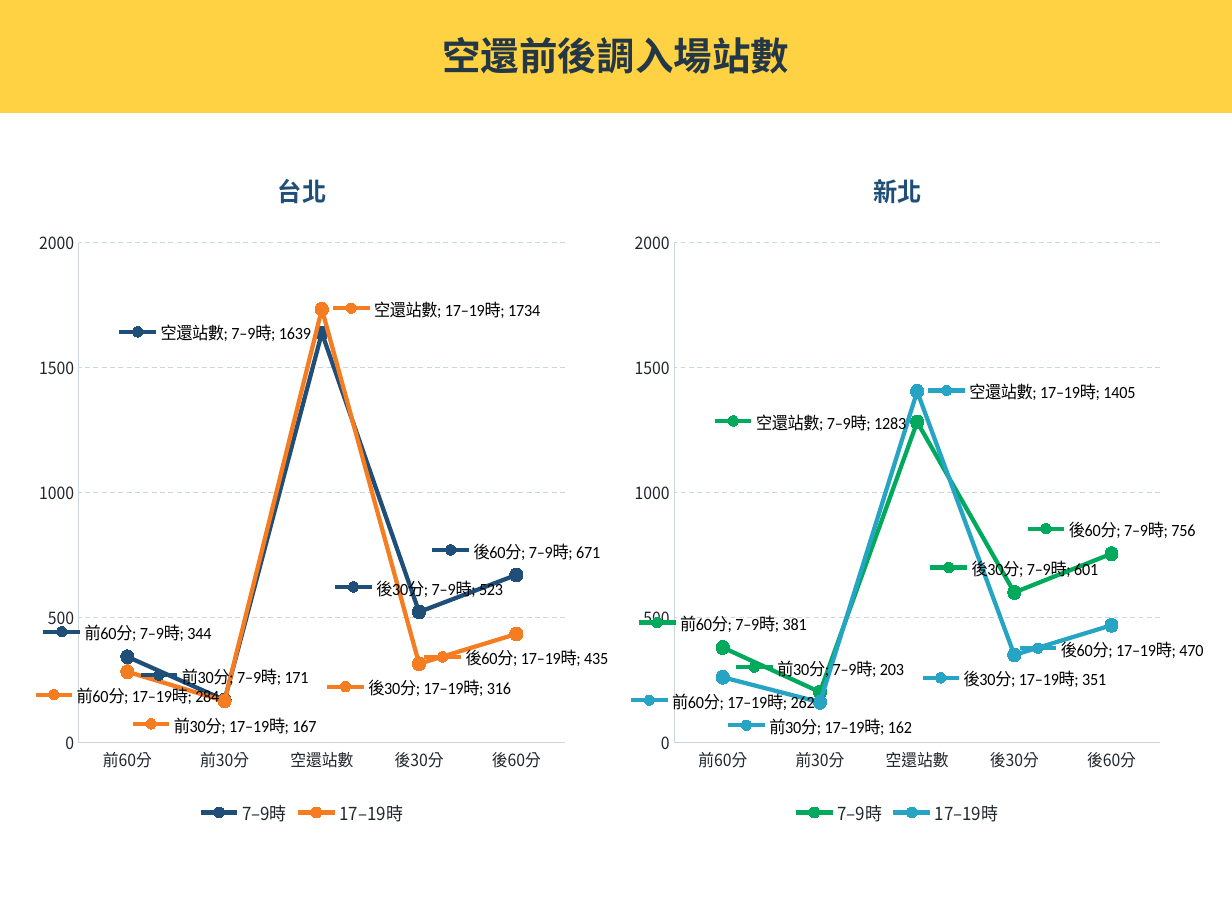
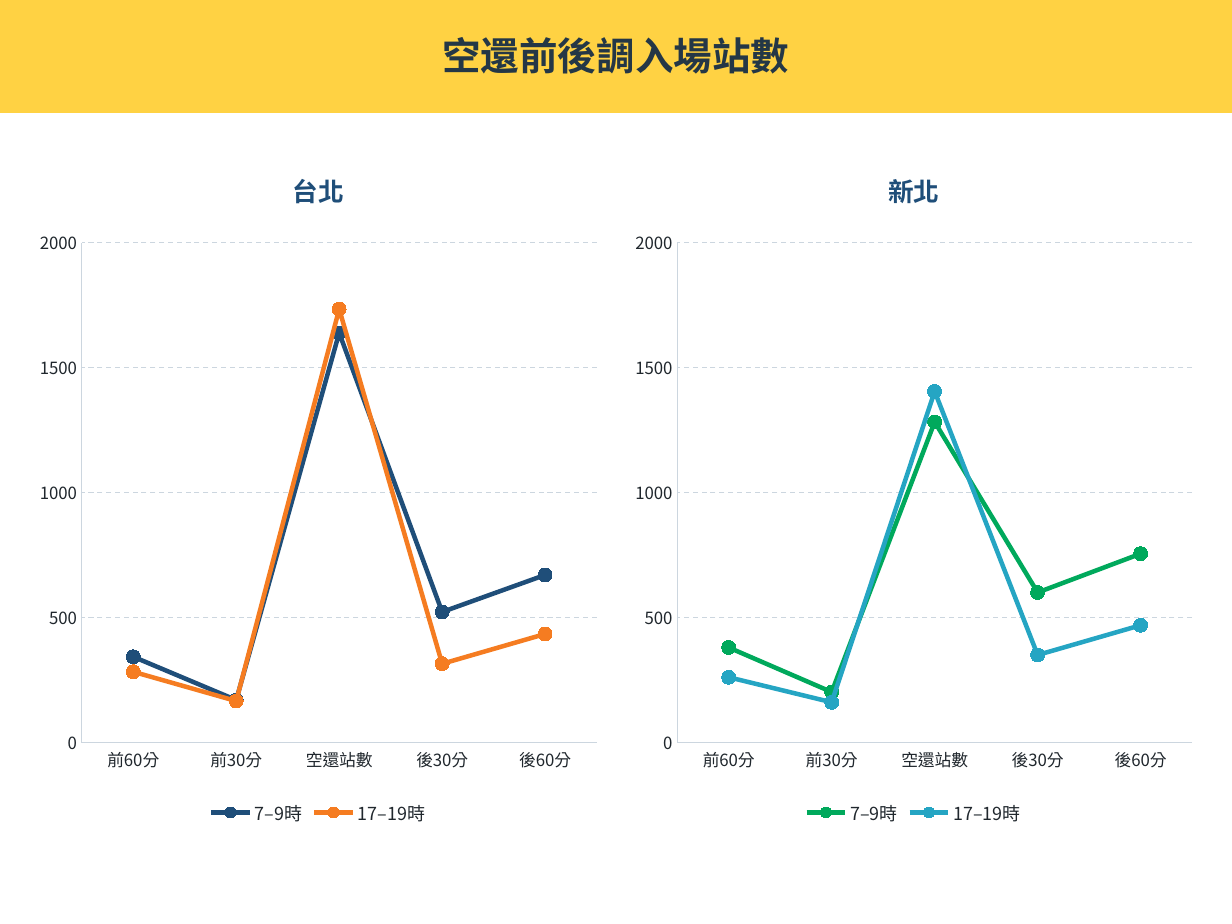
Before and after one commit to hippop3c/monthly-report, a slide deck: slide 20 of dist/files/10月台大微型及友愛接力v8.pptx. Drawn at 1232x924 pixels with LibreOffice and Linux fonts; fonts in the diff are those of the drawing. Boxes give left, top, right and bottom in pixels: in the first picture for what was removed or moved away, otherwise in the second. Text is boxed around its words. In the diff, an @@ line names an element or a change of style, - is before the commit and + after.

Commit message:
Remove chart point labels from V8 deck

```diff
--- a/dist/files/10月台大微型及友愛接力v8.pptx
+++ b/dist/files/10月台大微型及友愛接力v8.pptx
@@ line chart at <box>28,144,609,830</box> @@
-7–9時: 344, 171, 1639, 523, 671
+7–9時: 340, 170, 1640, 520, 670
@@ data labels of 7–9時 removed @@
-17–19時: 284, 167, 1734, 316, 435
+17–19時: 280, 170, 1730, 320, 440
@@ data labels of 17–19時 removed @@
@@ line chart at <box>623,144,1204,830</box> @@
-7–9時: 381, 203, 1283, 601, 756
+7–9時: 380, 200, 1280, 600, 760
@@ data labels of 7–9時 removed @@
-17–19時: 262, 162, 1405, 351, 470
+17–19時: 260, 160, 1400, 350, 470
@@ data labels of 17–19時 removed @@
```
